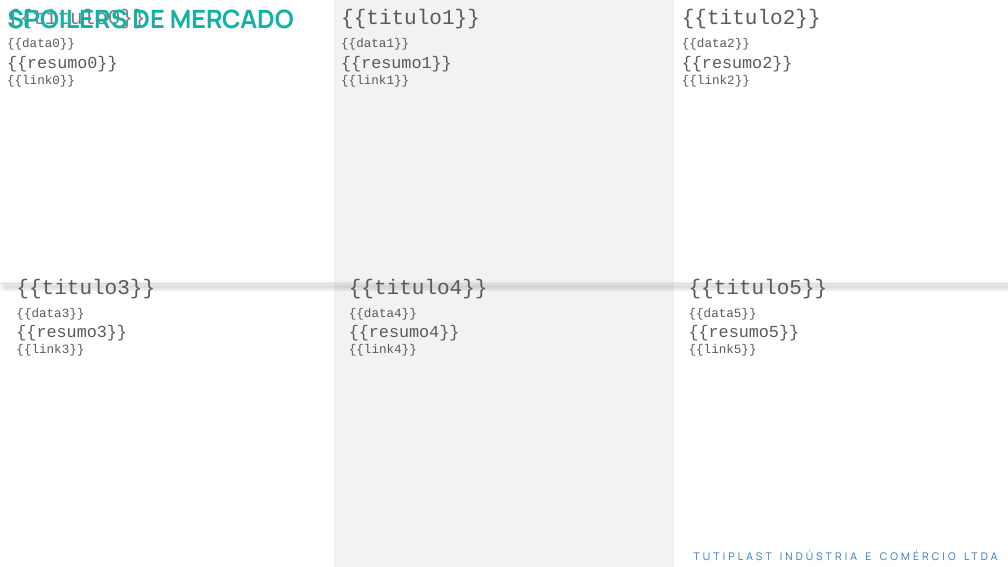
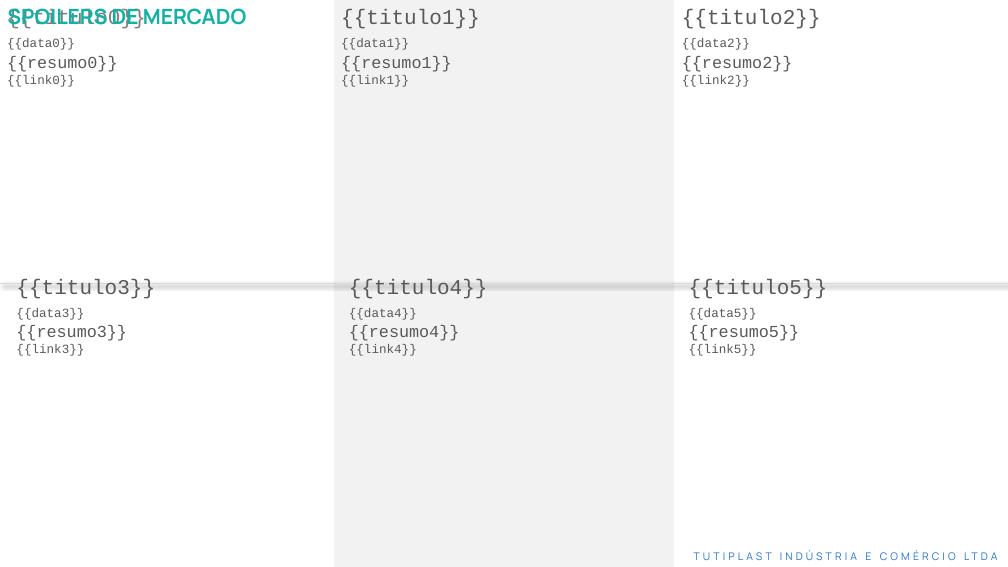
Before and after one commit to kamilypl/API-Python, a slide deck: slide 1 of template.pptx. Drawn at 1008x567 pixels with LibreOffice and Linux fonts; fonts in the diff are those of the drawing. Boxes give left, top, right and bottom in pixels: in the first picture for what was removed or moved away, otherwise in the second. Text is boxed around its words. In the diff, an @@ line names an element or a change of style, - is before the commit and + after.

```diff
--- a/template.pptx
+++ b/template.pptx
@@ text "SPOILERS DE MERCADO" at [7, 8, 246, 29]: size 24 to 20 pt @@
```
Also in this commit, not shown: 2 other files.
